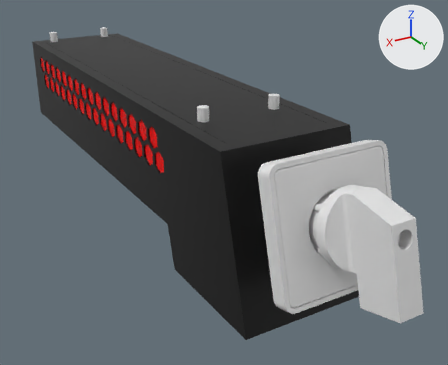
One commit to the Blender file DeskSwitch.blend: the scene before it, then after it.
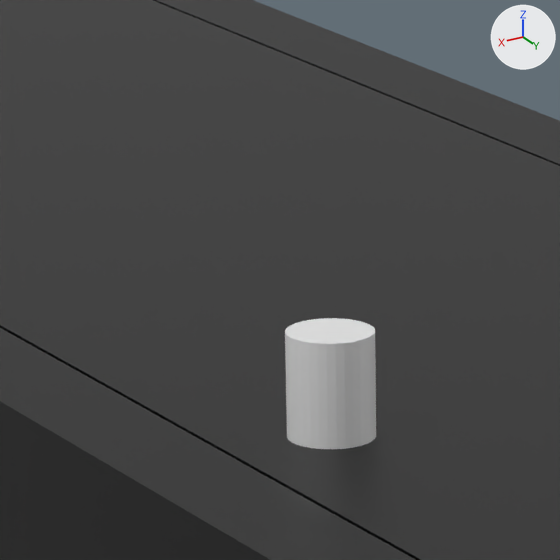
The first picture shows the older version from a camera (50 mm lens) standing at (126.0, 151.0, 73.0) and looking at (-13.0, -81.0, -43.0). The close-ups show the older and then the newer version on the part from 36% to 52% of the width and 17% to 38% of the height of that picture. Only the edits that show in the close-ups are written down. Arrows for +X, +Y and +Z are at upper right; the lights stay in place.

Objects in the first close-up: 'enclosure', 'mount', 'mounting_screw_cutter.001'.
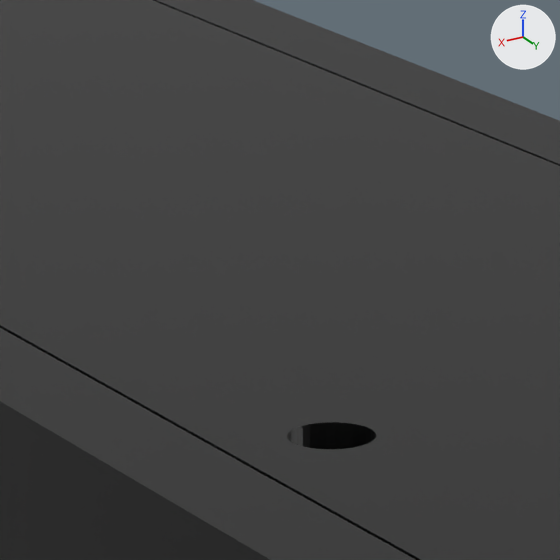
Patch to the scene script:
```diff
--- a/DeskSwitch.blend.py
+++ b/DeskSwitch.blend.py
@@ ob_mounting_screw_cutter_001 @@
 ob_mounting_screw_cutter_001.scale = (0.5, 0.5, 4.28)
+ob_mounting_screw_cutter_001.hide_set(True)  # its collection is switched off
```

Pixel boxes [x1, y1, x2, y2] of what changed, in the close-ups (560 x 560 px):
'mounting_screw_cutter.001', hidden: before [285, 318, 376, 449]
